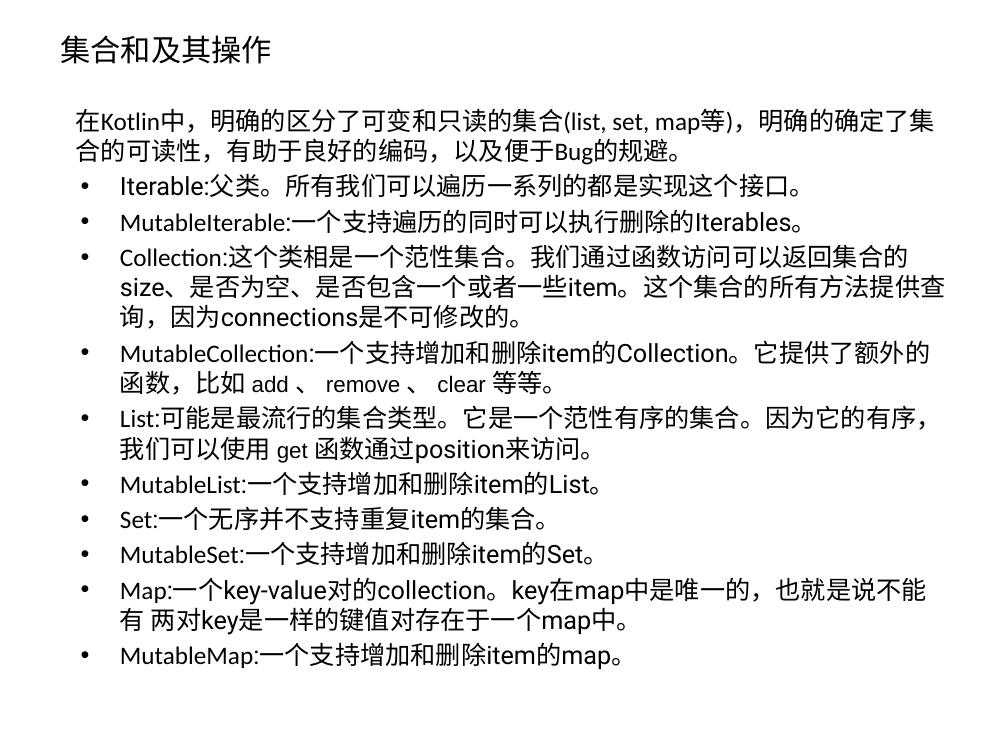
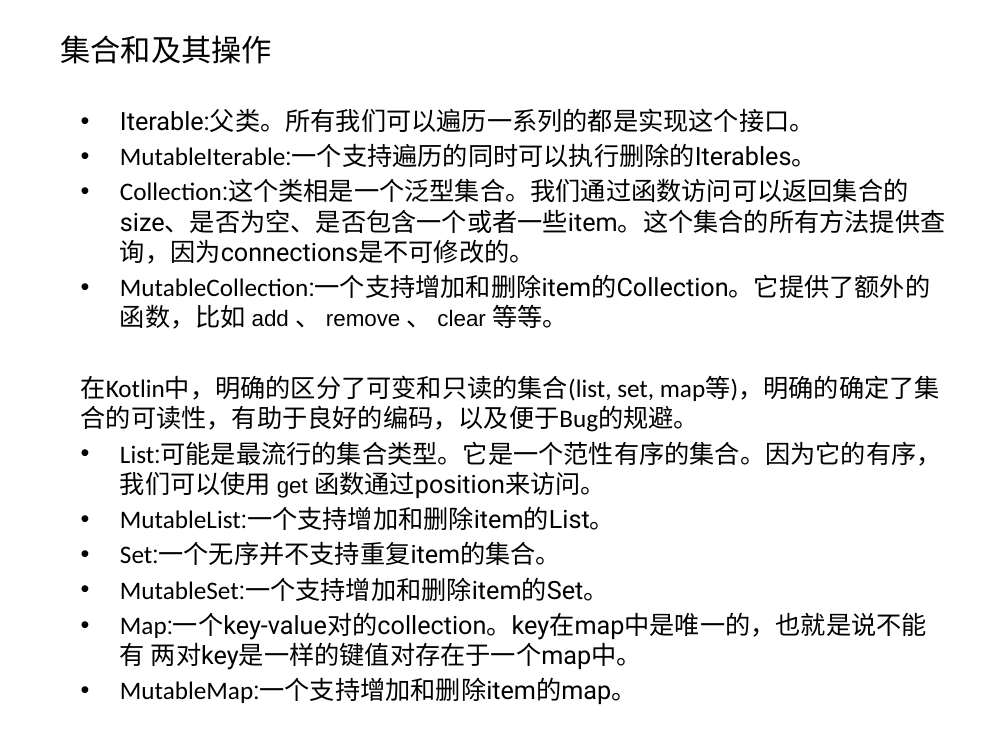
Before and after one commit to zxf2871/KotlinStudy, a slide deck: slide 34 of Kotlin初探.pptx. Drawn at 1008x756 pixels with LibreOffice and Linux fonts; fonts in the diff are those of the drawing. Boxes give left, top, right and bottom in pixels: in the first picture for what was removed or moved away, otherwise in the second. Text is boxed around its words. In the diff, an @@ line names an element or a change of style, - is before the commit and + after.

```diff
--- a/Kotlin初探.pptx
+++ b/Kotlin初探.pptx
@@ text at [76,108,935,165]: paragraph removed @@
-在Kotlin中，明确的区分了可变和只读的集合(list, set, map等)，明确的确定了集合的可读性，有助于良好的编码，以及便于Bug的规避。
@@ text at [120,180,945,264]: text changed @@
-• Collection:这个类相是一个范性集合。我们通过函数访问可以返回集合的 size、是否为空、是否包含一个或者一些item。这个集合的所有方法提供查 询，因为connections是不可修改的。
+• Collection:这个类相是一个泛型集合。我们通过函数访问可以返回集合的 size、是否为空、是否包含一个或者一些item。这个集合的所有方法提供查 询，因为connections是不可修改的。
@@ text at [81,375,940,432]: paragraph added @@
+在Kotlin中，明确的区分了可变和只读的集合(list, set, map等)，明确的确定了集合的可读性，有助于良好的编码，以及便于Bug的规避。
```
Also in this commit, not shown: 5 other slides changed, 1 slide added, 2 slides removed.
